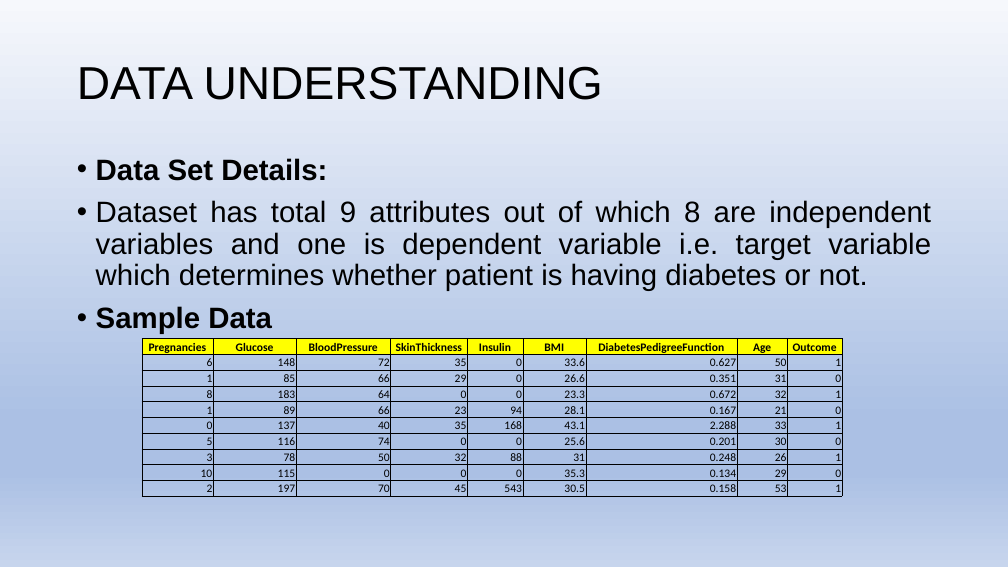
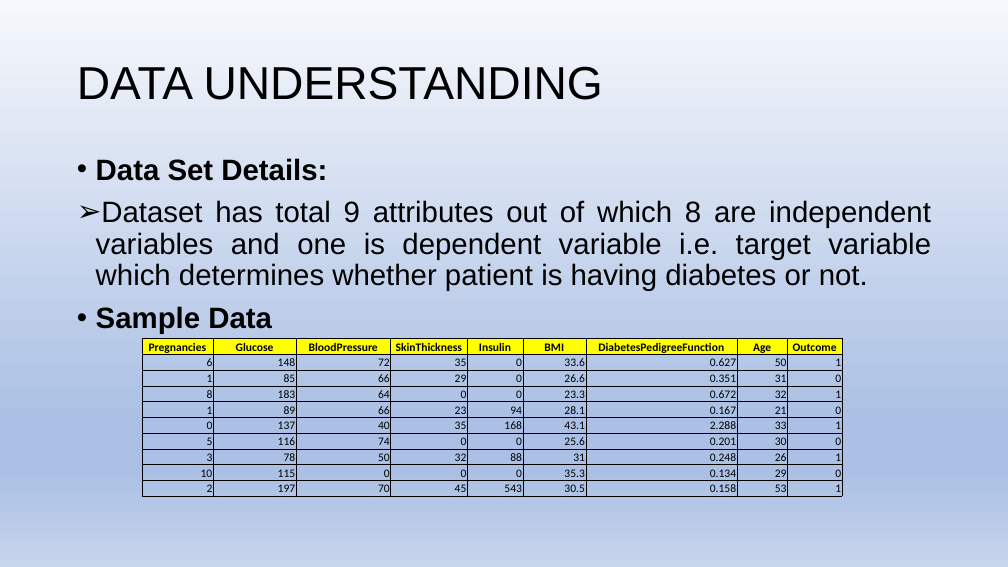
Before and after one commit to rkulshrestha2017/ProjectWork, a slide deck: slide 6 of FinalProject/Predicting Diabetes Using Machine Learning.pptx (slide 7 before the commit). Drawn at 1008x567 pixels with LibreOffice and Linux fonts; fonts in the diff are those of the drawing. Boxes give left, top, right and bottom in pixels: in the first picture for what was removed or moved away, otherwise in the second. Text is boxed around its words. In the diff, an @@ line names an element or a change of style, - is before the commit and + after.

```diff
--- a/FinalProject/Predicting Diabetes Using Machine Learning.pptx
+++ b/FinalProject/Predicting Diabetes Using Machine Learning.pptx
@@ text at <box>96,200,931,291</box>: bullet • to ➢ @@
```
Also in this commit, not shown: 2 other slides changed, 1 slide removed.
